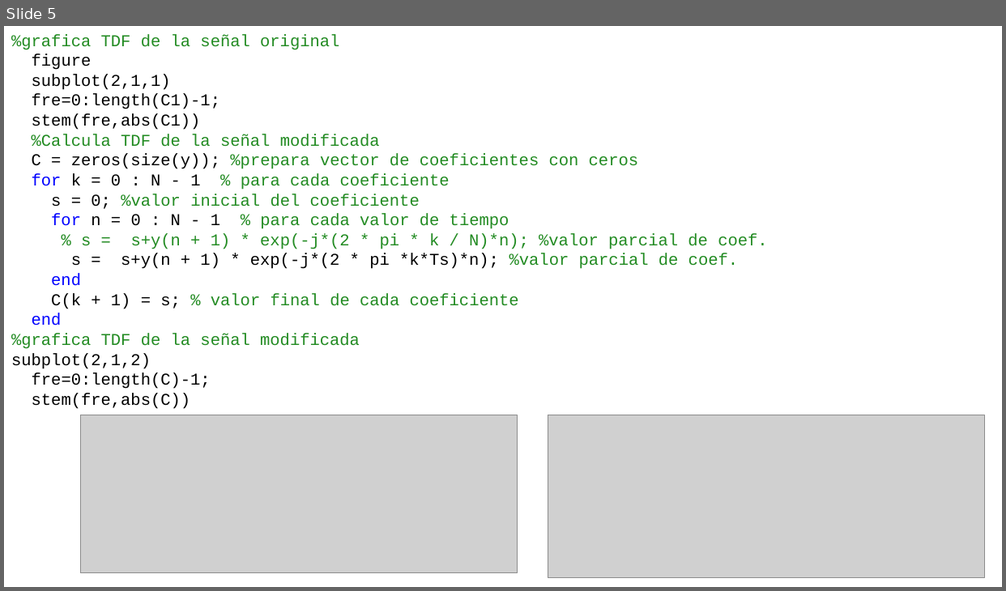
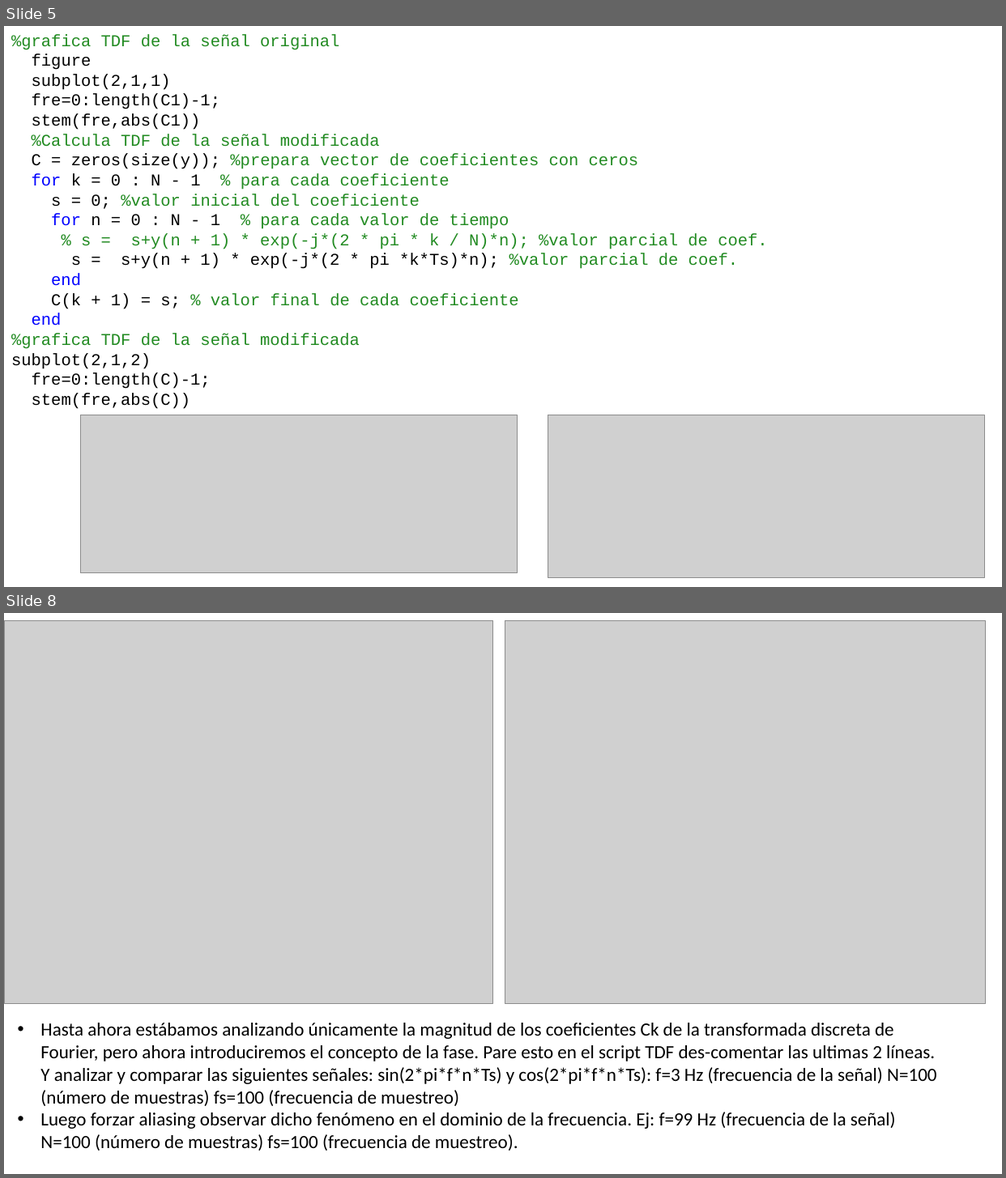
Before and after one commit to odeluigi/Analisis, a slide deck: TP4/Presentacion-TP-4.pptx. Shown one above the other, each under a label of ours: slide 5 before the commit, slides 5 and 8 after it; the slides between them are not shown. The pictures are 1006x591 and 1006x1178 pixels, drawn with LibreOffice and Linux fonts; fonts in the diff are those of the drawing; grey boxes stand for pictures. Boxes give left, top, right and bottom in pixels: in the first picture for what was removed or moved away, otherwise in the second. Text is boxed around its words. In the diff, an @@ line names an element or a change of style, - is before the commit and + after.

```diff
--- a/TP4/Presentacion-TP-4.pptx
+++ b/TP4/Presentacion-TP-4.pptx
@@ slide 8 added at bbox=[4, 613, 1002, 1174], background #FFFFFF @@
@@ picture added at bbox=[4, 620, 493, 1003] @@
@@ picture added at bbox=[505, 620, 986, 1003] @@
@@ text added at bbox=[40, 1023, 936, 1151], 18 pt, text #000000 @@
+• Hasta ahora estábamos analizando únicamente la magnitud de los coeficientes Ck de la transformada discreta de Fourier, pero ahora introduciremos el concepto de la fase. Pare esto en el script TDF des-comentar las ultimas 2 líneas. Y analizar y comparar las siguientes señales: sin(2*pi*f*n*Ts) y cos(2*pi*f*n*Ts): f=3 Hz (frecuencia de la señal) N=100 (número de muestras) fs=100 (frecuencia de muestreo)
+• Luego forzar aliasing observar dicho fenómeno en el dominio de la frecuencia. Ej: f=99 Hz (frecuencia de la señal) N=100 (número de muestras) fs=100 (frecuencia de muestreo).
```
Also in this commit, not shown: 3 slides changed, 7 other slides added, 2 other files.
